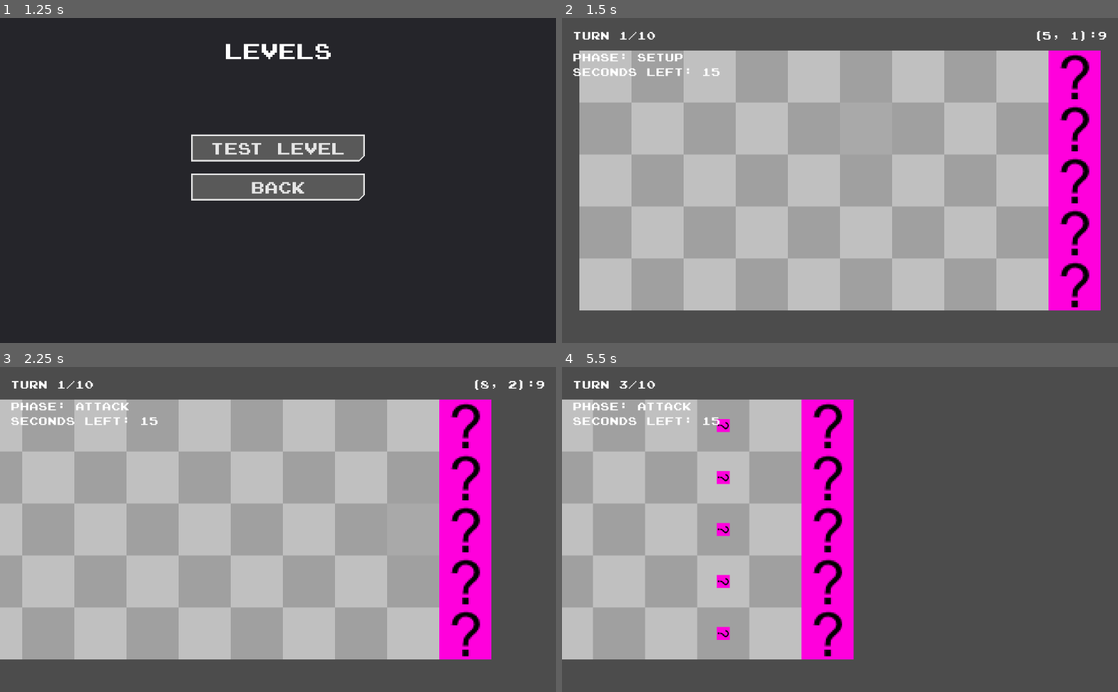
Above: before the commit, frames 1-4 (two rows, left to right).
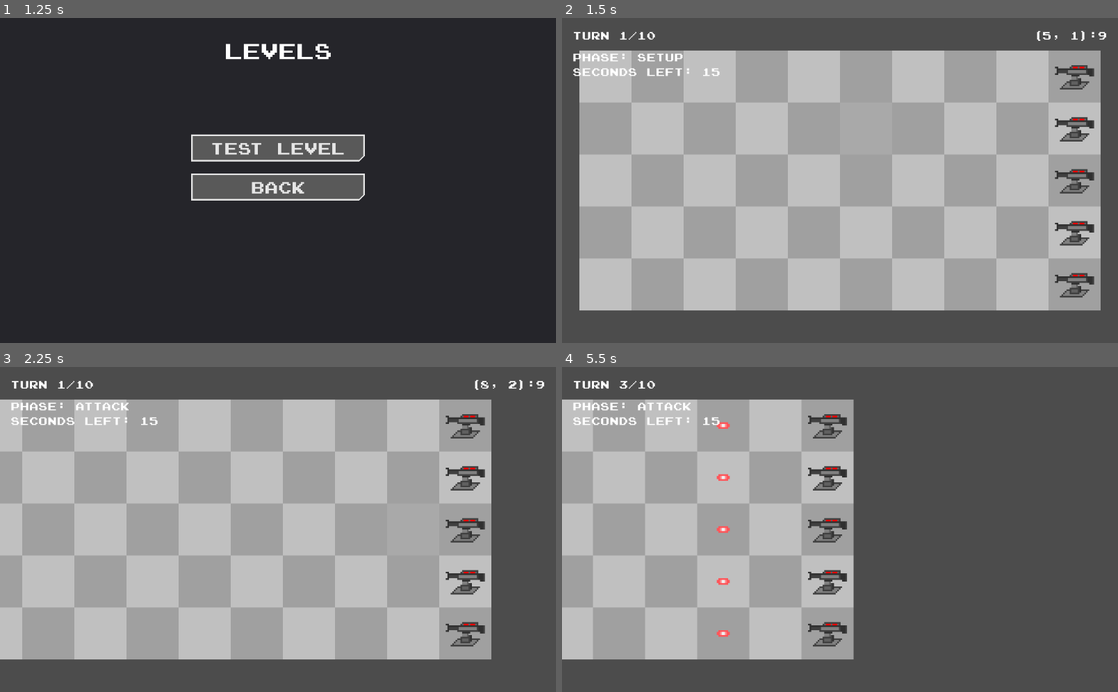
Above: after the commit, the same moments.

Repository: Exospud/Ephemera
Game: Godot game, scene res://screens/title/TitleScreen.tscn
The game is run twice, just before and just after one commit, with the same random seed, the same clock (stepped at 60 frames per second) and the same inputs.
Inputs (mouse positions are in pixels of both pictures, inside the frame that each line leads up to):
- Up to frame 1 (1.25 s): click "Play" at 0.5 s
- Up to frame 2 (1.5 s): click "Test Level" at 1.25 s
- Up to frame 3 (2.25 s): tap Enter (ui_accept) at 2 s; move the mouse to (400, 513) at 2.02 s; hold Right (ui_right) from 2.03 s (still down)
- Up to frame 4 (5.5 s): tap Enter (ui_accept) at 2.27, 3.02, 4.52, 5.27 s; move the mouse to (728, 545) at 2.77 s; release Right (ui_right) at 2.78 s; hold Down (ui_down) 2.78-3.53 s; move the mouse to (895, 458) at 3.52 s; hold Right (ui_right) 3.53-4.28 s; move the mouse to (812, 594) at 4.27 s; hold Up (ui_up) 4.28-5.03 s; move the mouse to (1006, 578) at 5.02 s; hold Left (ui_left) from 5.03 s (still down)

Frame 1 is identical in both runs. In frame 2, 7.5% of the frame differs, in the area x 87-97%, y 10-90%; in frame 3, 7.5%; in frame 4, 8.1%, in the area x 27-53%, y 10-90%.

Commit message:
Added simple unit, tower, projectile sprites

Diff:
--- a/game/entities/projectiles/Projectile.tscn
+++ b/game/entities/projectiles/Projectile.tscn
@@ -1,7 +1,8 @@
-[gd_scene load_steps=4 format=2]
+[gd_scene load_steps=5 format=2]
 
 [ext_resource path="res://game/entities/Entity.tscn" type="PackedScene" id=1]
 [ext_resource path="res://game/entities/projectiles/Projectile.gd" type="Script" id=2]
+[ext_resource path="res://game/entities/projectiles/plasma_bolt.png" type="Texture" id=3]
 
 [sub_resource type="RectangleShape2D" id=1]
 extents = Vector2( 4, 4 )
@@ -13,7 +14,7 @@
 velocity = Vector2( -10, 0 )
 
 [node name="Sprite" parent="." index="0"]
-scale = Vector2( 0.25, 0.25 )
+texture = ExtResource( 3 )
 
 [node name="Collider" parent="." index="1"]
 shape = SubResource( 1 )
--- a/game/entities/towers/Tower.tscn
+++ b/game/entities/towers/Tower.tscn
@@ -1,7 +1,8 @@
-[gd_scene load_steps=4 format=2]
+[gd_scene load_steps=5 format=2]
 
 [ext_resource path="res://game/entities/Entity.tscn" type="PackedScene" id=1]
 [ext_resource path="res://game/entities/towers/Tower.gd" type="Script" id=2]
+[ext_resource path="res://game/entities/towers/cannon.png" type="Texture" id=3]
 
 [sub_resource type="RectangleShape2D" id=1]
 extents = Vector2( 12, 12 )
@@ -12,6 +13,9 @@
 cell = Vector2( 0, 0 )
 attack_delay = 1.0
 
+[node name="Sprite" parent="." index="0"]
+texture = ExtResource( 3 )
+
 [node name="Collider" parent="." index="1"]
 shape = SubResource( 1 )
 
--- a/game/entities/units/Unit.gd
+++ b/game/entities/units/Unit.gd
@@ -6,10 +6,12 @@
 export var attack_damage := 1
 export var attack_rate := 1
 
+onready var sprite := $Sprite
+
 
 ## Called when the node enters the scene tree for the first time.
 func _ready():
-	pass # Replace with function body.
+	sprite.position += Vector2(randi() % 5 - 2, randi() % 9 - 4)
 
 
 ## Called every frame. 'delta' is the elapsed time since the previous frame.
--- a/game/entities/units/Unit.tscn
+++ b/game/entities/units/Unit.tscn
@@ -1,20 +1,23 @@
-[gd_scene load_steps=4 format=2]
+[gd_scene load_steps=5 format=2]
 
 [ext_resource path="res://game/entities/Entity.tscn" type="PackedScene" id=1]
 [ext_resource path="res://game/entities/units/Unit.gd" type="Script" id=2]
+[ext_resource path="res://game/entities/units/snider.png" type="Texture" id=3]
 
 [sub_resource type="RectangleShape2D" id=1]
 extents = Vector2( 12, 12 )
 
 [node name="Unit" groups=["units"] instance=ExtResource( 1 )]
 script = ExtResource( 2 )
-max_health = 8
 alignment = 0
 cell = Vector2( 0, 0 )
 velocity = Vector2( 1, 0 )
 attack_damage = 1
 attack_rate = 1
 
+[node name="Sprite" parent="." index="0"]
+texture = ExtResource( 3 )
+
 [node name="Collider" parent="." index="1"]
 shape = SubResource( 1 )
 
Binary file added: game/entities/projectiles/plasma_bolt.png
Not shown, added: game/entities/projectiles/plasma_bolt.png.import
Binary file added: game/entities/towers/cannon.png
Not shown, added: game/entities/towers/cannon.png.import
Binary file added: game/entities/units/snider.png
Not shown, added: game/entities/units/snider.png.import
